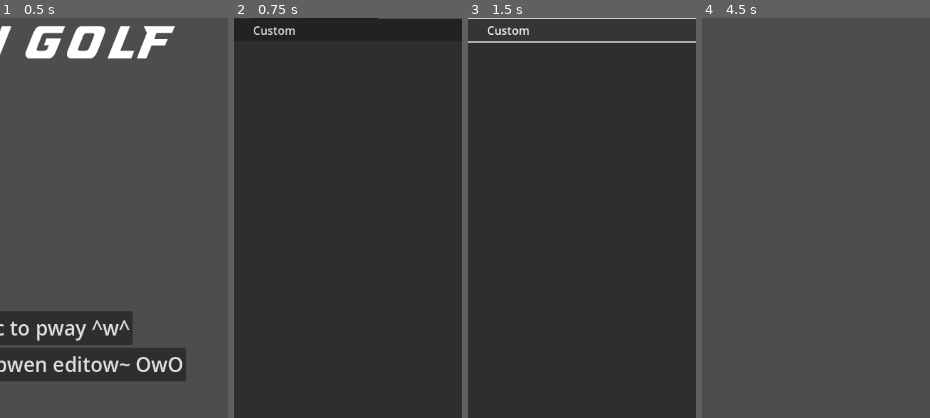
Above: before the commit, frames 1-4 (left to right).
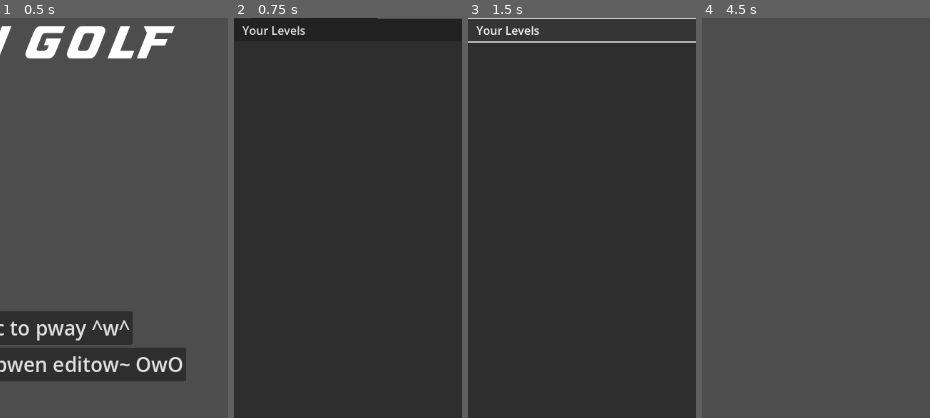
Above: after the commit, the same moments.

Repository: SelfMadeSystem/UniGolf
Game: Godot game, scene res://scenes/MainMenu.tscn
Two runs of this game, one before a commit and one after it. Both use one fixed random seed, a clock stepped at 60 frames per second and the inputs below.
Inputs:
- Up to frame 1 (0.5 s): no input
- Up to frame 2 (0.75 s): click "Cwicc to pway ^w^" at 0.5 s
- Up to frame 3 (1.5 s): click "Custom" (after the commit: "Your Levels") at 1.25 s
- Up to frame 4 (4.5 s): click "Custom" (after the commit: "Your Levels") at 2 s; click "Custom" (after the commit: "Your Levels") at 2.75 s; click "x" at 3.5 s; click "Cwicc to opwen editow~ OwO" at 4.25 s
The pictures show only the part of the screen within x 41-91%, y 3-53%; the shares and areas given below are measured in that part.

Frame 1 is identical in both runs. In frame 2, 0.4% of the frame differs, in the area x 3-32%, y 2-5%; in frame 3, 0.4%; in frame 4, nothing differs.
Error before the commit: Out of bounds get index '0' (on base: 'Array[Dictionary]') (res://scripts/map_pack.gd:20)
Error after the commit: Out of bounds get index '0' (on base: 'Array[Dictionary]') (res://scripts/map_pack.gd:30)

Commit message:
Add new game map pack. Fix grid bug and made grid size smaller. Made ez way to add levels to MapPack resources in inspector.

Diff:
--- /dev/null
+++ b/mappacks/official/NewGame.tres
@@ -0,0 +1,270 @@
+[gd_resource type="Resource" script_class="MapPack" load_steps=2 format=3 uid="uid://clo7g26aneuxh"]
+
+[ext_resource type="Script" path="res://scripts/map_pack.gd" id="1_rqqxj"]
+
+[resource]
+script = ExtResource("1_rqqxj")
+level_data = ""
+add_level = false
+name = "New Game"
+maps = Array[Dictionary]([{
+"end_x": 320.0,
+"end_y": 128.0,
+"name": "Level1",
+"nodes": [{
+"height": 960.0,
+"name": "res://prefabs/wall.tscn",
+"pos_x": 0.0,
+"pos_y": 64.0,
+"width": 192.0
+}, {
+"height": 960.0,
+"name": "res://prefabs/wall.tscn",
+"pos_x": 448.0,
+"pos_y": 64.0,
+"width": 192.0
+}, {
+"height": 64.0,
+"name": "res://prefabs/wall.tscn",
+"pos_x": 0.0,
+"pos_y": 0.0,
+"width": 640.0
+}]
+}, {
+"end_x": 320.0,
+"end_y": 128.0,
+"name": "Level2",
+"nodes": [{
+"height": 992.0,
+"name": "res://prefabs/wall.tscn",
+"pos_x": 0.0,
+"pos_y": 32.0,
+"width": 32.0
+}, {
+"height": 32.0,
+"name": "res://prefabs/wall.tscn",
+"pos_x": 0.0,
+"pos_y": 0.0,
+"width": 640.0
+}, {
+"height": 992.0,
+"name": "res://prefabs/wall.tscn",
+"pos_x": 608.0,
+"pos_y": 32.0,
+"width": 64.0
+}, {
+"flipped": 0.0,
+"height": 992.0,
+"name": "res://prefabs/slope.tscn",
+"pos_x": 32.0,
+"pos_y": 32.0,
+"width": 192.0
+}, {
+"flipped": 2.0,
+"height": 992.0,
+"name": "res://prefabs/slope.tscn",
+"pos_x": 416.0,
+"pos_y": 32.0,
+"width": 192.0
+}, {
+"height": 64.0,
+"name": "res://prefabs/water.tscn",
+"pos_x": 288.0,
+"pos_y": 448.0,
+"width": 64.0
+}]
+}, {
+"end_x": 320.0,
+"end_y": 128.0,
+"name": "diamond ",
+"nodes": [{
+"flipped": 0.0,
+"height": 64.0,
+"name": "res://prefabs/water_angled.tscn",
+"pos_x": 352.0,
+"pos_y": 352.0,
+"width": 64.0
+}, {
+"flipped": 1.0,
+"height": 64.0,
+"name": "res://prefabs/water_angled.tscn",
+"pos_x": 224.0,
+"pos_y": 352.0,
+"width": 64.0
+}, {
+"flipped": 2.0,
+"height": 64.0,
+"name": "res://prefabs/water_angled.tscn",
+"pos_x": 224.0,
+"pos_y": 480.0,
+"width": 64.0
+}, {
+"flipped": 3.0,
+"height": 64.0,
+"name": "res://prefabs/water_angled.tscn",
+"pos_x": 352.0,
+"pos_y": 480.0,
+"width": 64.0
+}, {
+"height": 64.0,
+"name": "res://prefabs/water.tscn",
+"pos_x": 224.0,
+"pos_y": 416.0,
+"width": 192.0
+}, {
+"height": 64.0,
+"name": "res://prefabs/water.tscn",
+"pos_x": 288.0,
+"pos_y": 352.0,
+"width": 64.0
+}, {
+"height": 64.0,
+"name": "res://prefabs/water.tscn",
+"pos_x": 288.0,
+"pos_y": 480.0,
+"width": 64.0
+}, {
+"flipped": 0.0,
+"height": 192.0,
+"name": "res://prefabs/wall_angled.tscn",
+"pos_x": 32.0,
+"pos_y": 544.0,
+"width": 192.0
+}, {
+"flipped": 1.0,
+"height": 192.0,
+"name": "res://prefabs/wall_angled.tscn",
+"pos_x": 416.0,
+"pos_y": 544.0,
+"width": 192.0
+}, {
+"flipped": 2.0,
+"height": 192.0,
+"name": "res://prefabs/wall_angled.tscn",
+"pos_x": 416.0,
+"pos_y": 160.0,
+"width": 192.0
+}, {
+"flipped": 3.0,
+"height": 192.0,
+"name": "res://prefabs/wall_angled.tscn",
+"pos_x": 32.0,
+"pos_y": 160.0,
+"width": 192.0
+}, {
+"height": 192.0,
+"name": "res://prefabs/wall.tscn",
+"pos_x": 32.0,
+"pos_y": -32.0,
+"width": 192.0
+}, {
+"height": 192.0,
+"name": "res://prefabs/wall.tscn",
+"pos_x": 416.0,
+"pos_y": -32.0,
+"width": 192.0
+}, {
+"height": 1024.0,
+"name": "res://prefabs/wall.tscn",
+"pos_x": 0.0,
+"pos_y": 0.0,
+"width": 32.0
+}, {
+"height": 1024.0,
+"name": "res://prefabs/wall.tscn",
+"pos_x": 608.0,
+"pos_y": 0.0,
+"width": 64.0
+}, {
+"height": 288.0,
+"name": "res://prefabs/wall.tscn",
+"pos_x": 32.0,
+"pos_y": 736.0,
+"width": 192.0
+}, {
+"height": 288.0,
+"name": "res://prefabs/wall.tscn",
+"pos_x": 416.0,
+"pos_y": 736.0,
+"width": 192.0
+}]
+}, {
+"end_x": 320.0,
+"end_y": 128.0,
+"name": "Spain but without the a",
+"nodes": [{
+"height": 1024.0,
+"name": "res://prefabs/wall.tscn",
+"pos_x": 0.0,
+"pos_y": 0.0,
+"width": 32.0
+}, {
+"height": 64.0,
+"name": "res://prefabs/wall.tscn",
+"pos_x": -32.0,
+"pos_y": -32.0,
+"width": 704.0
+}, {
+"height": 1024.0,
+"name": "res://prefabs/wall.tscn",
+"pos_x": 608.0,
+"pos_y": 32.0,
+"width": 64.0
+}, {
+"flipped": 0.0,
+"height": 480.0,
+"name": "res://prefabs/slope.tscn",
+"pos_x": 32.0,
+"pos_y": 32.0,
+"width": 288.0
+}, {
+"flipped": 3.0,
+"height": 480.0,
+"name": "res://prefabs/slope.tscn",
+"pos_x": 320.0,
+"pos_y": 32.0,
+"width": 288.0
+}, {
+"flipped": 1.0,
+"height": 512.0,
+"name": "res://prefabs/slope.tscn",
+"pos_x": 32.0,
+"pos_y": 512.0,
+"width": 288.0
+}, {
+"flipped": 2.0,
+"height": 512.0,
+"name": "res://prefabs/slope.tscn",
+"pos_x": 320.0,
+"pos_y": 512.0,
+"width": 288.0
+}, {
+"flipped": 0.0,
+"height": 128.0,
+"name": "res://prefabs/wall_angled.tscn",
+"pos_x": 320.0,
+"pos_y": 384.0,
+"width": 96.0
+}, {
+"flipped": 3.0,
+"height": 128.0,
+"name": "res://prefabs/wall_angled.tscn",
+"pos_x": 320.0,
+"pos_y": 512.0,
+"width": 96.0
+}, {
+"flipped": 2.0,
+"height": 128.0,
+"name": "res://prefabs/wall_angled.tscn",
+"pos_x": 224.0,
+"pos_y": 512.0,
+"width": 96.0
+}, {
+"flipped": 1.0,
+"height": 128.0,
+"name": "res://prefabs/wall_angled.tscn",
+"pos_x": 224.0,
+"pos_y": 384.0,
+"width": 96.0
+}]
+}])
--- a/scripts/map_pack.gd
+++ b/scripts/map_pack.gd
@@ -1,14 +1,24 @@
+@tool
 class_name MapPack
 
 extends Resource
 
-var name: String
-var maps: Array[Dictionary]
+@export var level_data: String
+@export var add_level: bool = false:
+	set(val):
+		if val:
+			maps.append(JSON.parse_string(level_data))
+			level_data = ''
+
+@export var name: String
+@export var maps: Array[Dictionary] = []
 var current_map: int = 0
 
-func _init(name: String, maps: Array[Dictionary]):
-	self.name = name
-	self.maps = maps
+static func create(name: String, maps: Array[Dictionary]):
+	var pack = MapPack.new()
+	pack.name = name
+	pack.maps = maps
+	return pack
 
 func next_map():
 	current_map += 1
--- a/scripts/map_pack_select.gd
+++ b/scripts/map_pack_select.gd
@@ -3,6 +3,13 @@
 var community_packs: Array[MapPack] = []
 var official_packs: Array[MapPack] = []
 var challenge_packs: Array[MapPack] = []
+
+func add_res_maps(dir: String, arr: Array[MapPack]):
+	for file in DirAccess.get_files_at(dir):
+		if file.ends_with(".tres"):
+			var res = load("res://mappacks/official/NewGame.tres")
+			print(res)
+			arr.append(res)
 
 func add_local_maps():
 	var maps: Array[Dictionary] = []
@@ -11,7 +18,7 @@
 			var json = JSON.new()
 			json.parse(FileAccess.get_file_as_string(LevelSaver.SAVE_DIR + "/" + file))
 			maps.append(json.data)
-	community_packs.insert(0, MapPack.new("Custom", maps))
+	community_packs.insert(0, MapPack.create("Your Levels", maps))
 
 func create_button(pack: MapPack, container: Control):
 	var button = Button.new()
@@ -25,6 +32,7 @@
 
 # Called when the node enters the scene tree for the first time.
 func _ready():
+	add_res_maps("res://mappacks/official/", official_packs)
 	add_local_maps()
 	create_buttons(community_packs, $TabContainer/Community)
 	create_buttons(official_packs, $TabContainer/Official)
--- a/scripts/node_editor.gd
+++ b/scripts/node_editor.gd
@@ -8,7 +8,10 @@
 const MIN_POSITION = Vector2(0, 0)
 const MAX_POSITION = Vector2(1024, 1024)
 
-var grid_size = Vector2(64, 64)
+const GRID_BIG = Vector2(32, 32)
+const GRID_SMALL = Vector2(16, 16)
+
+var grid_size = GRID_BIG
 var grid_offset = Vector2(0, 0)
 
 func set_grid_size(size: Vector2):
@@ -30,6 +33,7 @@
 func _ready():
 	if Engine.is_editor_hint():
 		return
+	set_grid_size(GRID_BIG)
 	GameInfo.current_scene = preload("res://scenes/BlankPlaytest.tscn")
 	GameInfo.node_editor = self
 	get_parent().remove_child.call_deferred(self)
@@ -267,8 +271,8 @@
 
 func _on_grid_button_pressed():
 	if $Grid.visible:
-		if grid_size.x > 32:
-			set_grid_size(Vector2(32, 32))
+		if grid_size.x > GRID_SMALL.x:
+			set_grid_size(GRID_SMALL)
 			%GridButton.icon = preload("res://assets/icons/Grid_Small.png")
 		else:
 			$Grid.visible = false
@@ -276,7 +280,7 @@
 			%GridButton.modulate.v = 0.3
 	else:
 		$Grid.visible = true
-		set_grid_size(Vector2(64, 64))
+		set_grid_size(GRID_BIG)
 		%GridButton.modulate.v = 1
 
 
